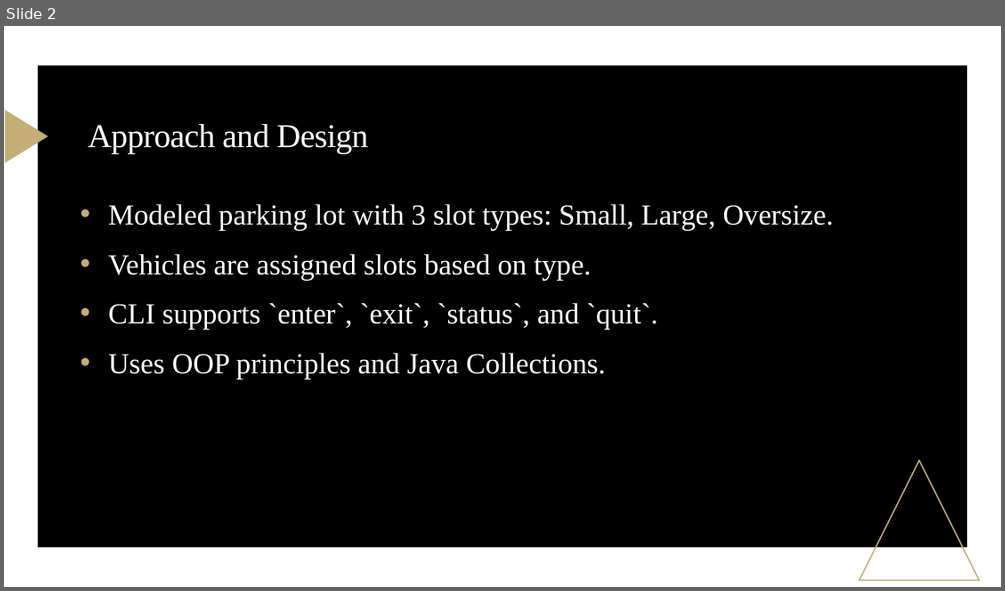
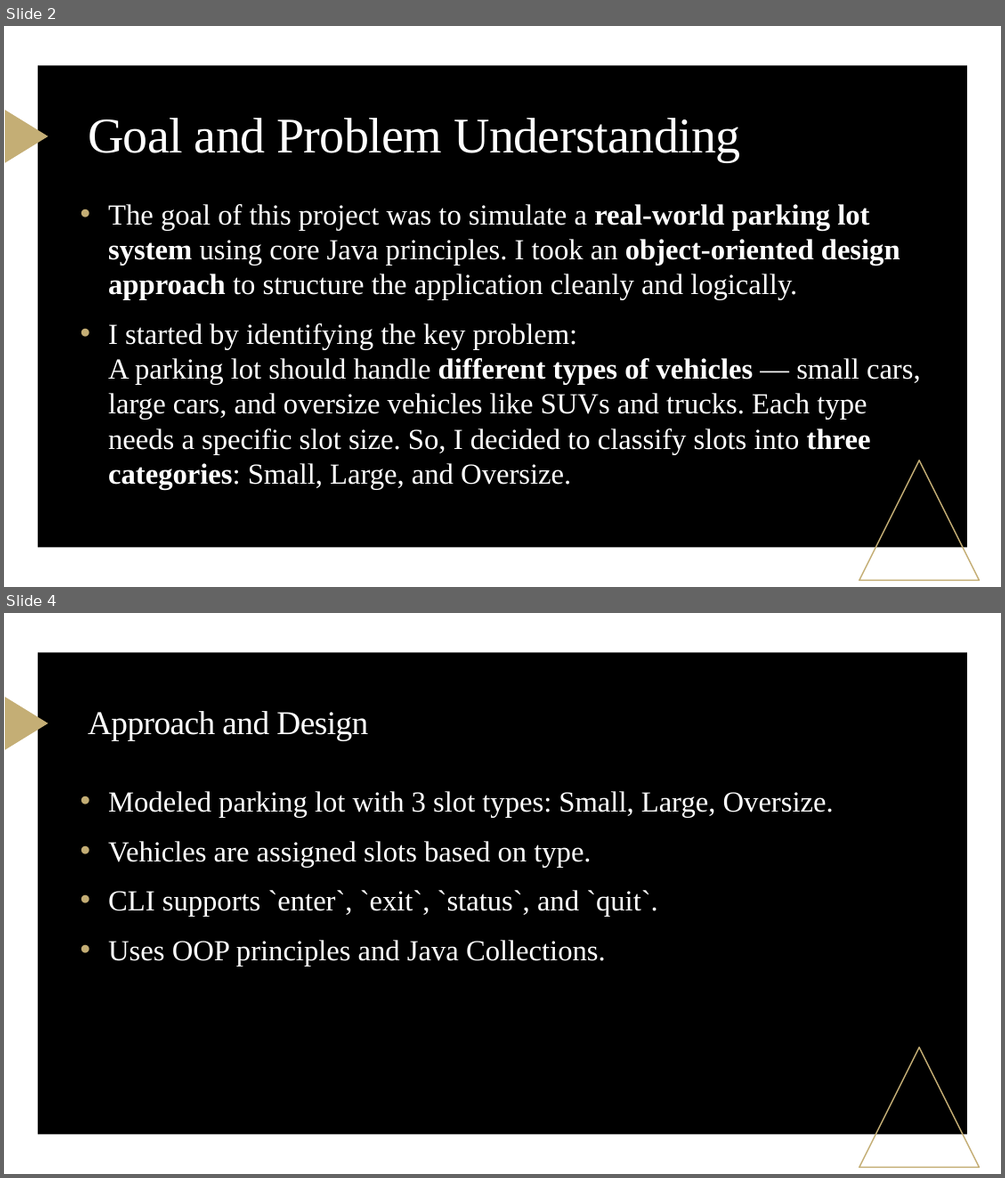
Before and after one commit to RaviMallula/ParkingLotApp, a slide deck: Parking Lot Management System.pptx. Shown one above the other, each under a label of ours: slide 2 before the commit, slides 2 and 4 after it; the slides between them are not shown. The pictures are 1005x591 and 1005x1178 pixels, drawn with LibreOffice and Linux fonts; fonts in the diff are those of the drawing. Boxes give left, top, right and bottom in pixels: in the first picture for what was removed or moved away, otherwise in the second. Text is boxed around its words. In the diff, an @@ line names an element or a change of style, - is before the commit and + after.

Commit message:
Add project presentation

```diff
--- a/Parking Lot Management System.pptx
+++ b/Parking Lot Management System.pptx
@@ slide 2 added at (4, 26, 1001, 587), background #FFFFFF; not listed: 3 template elements that a slide beside it also shows @@
@@ title added at (88, 118, 741, 161), 48 pt, text #FFFFFF @@
+Goal and Problem Understanding
@@ text added at (108, 204, 921, 489), 28 pt, text #FFFFFF @@
+• The goal of this project was to simulate a real-world parking lot system using core Java principles. I took an object-oriented design approach to structure the application cleanly and logically.
+• I started by identifying the key problem:
+  A parking lot should handle different types of vehicles — small cars, large cars, and oversize vehicles like SUVs and trucks. Each type needs a specific slot size. So, I decided to classify slots into three categories: Small, Large, and Oversize.
@@ what was slide 2 is now slide 4 @@
```
Also in this commit, not shown: 1 other slide added.
